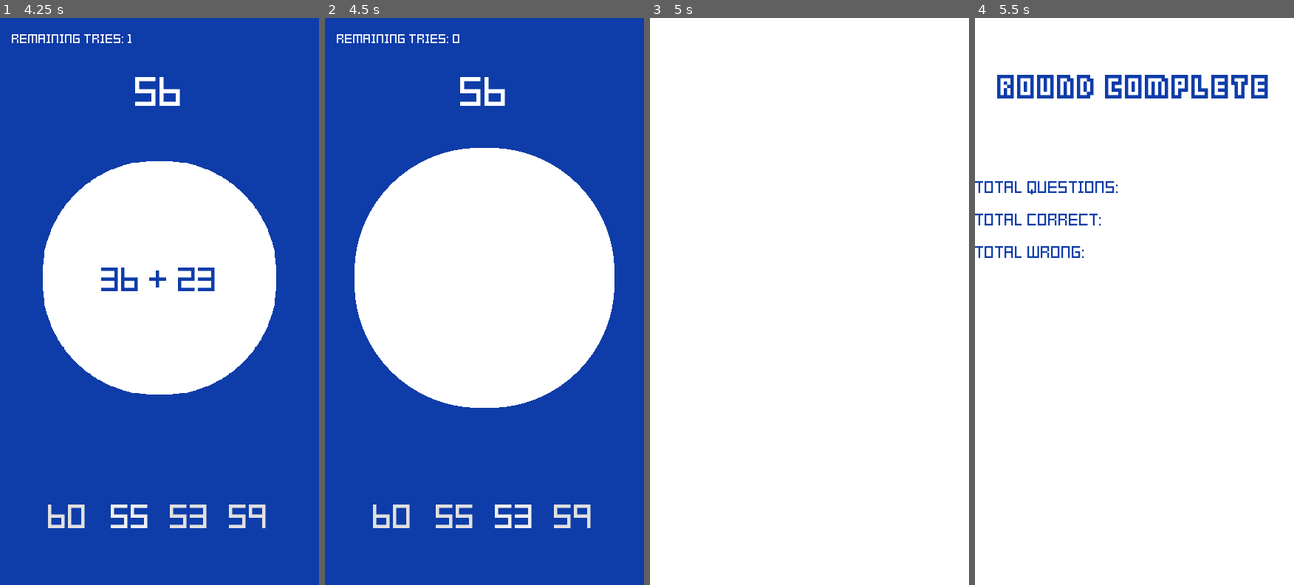
Above: before the commit, frames 1-4 (left to right).
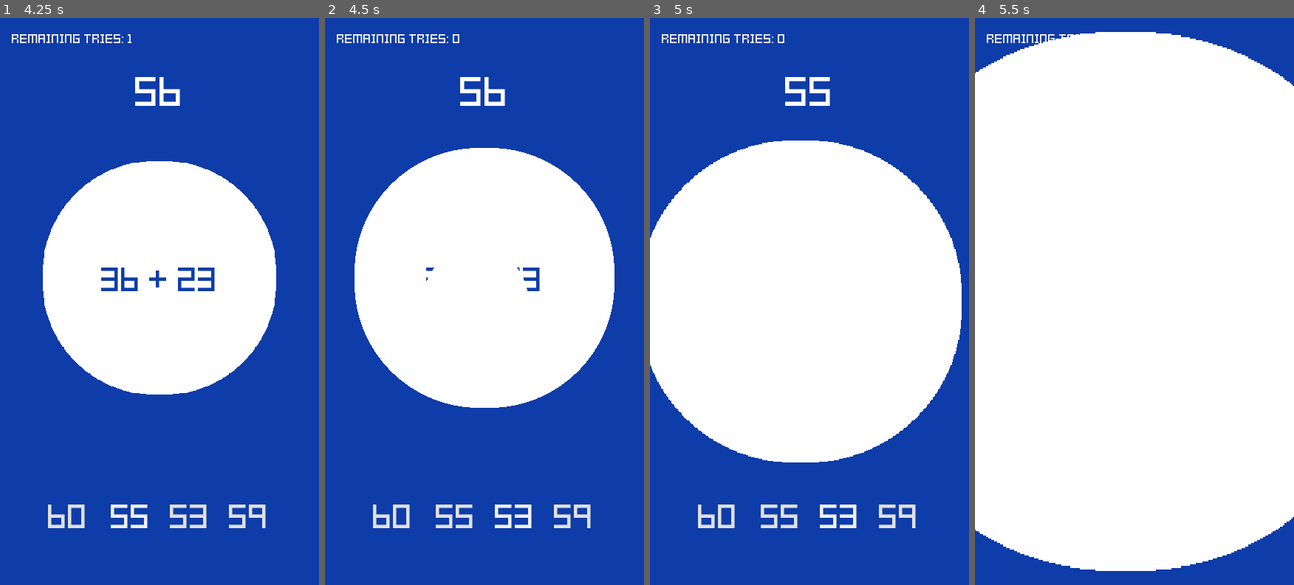
Above: after the commit, the same moments.

Repository: msanatan/Approximately
Game: Godot game, scene res://Scenes/Game.tscn
The game is run twice, just before and just after one commit, with the same random seed, the same clock (stepped at 60 frames per second) and the same inputs. The project has no main scene, so this scene is started directly.
Inputs:
- Up to frame 1 (4.25 s): click "35" at 0.5 s; click "35" at 1.25 s; click "32" at 2 s; click "60" at 2.75 s; click "55" at 3.5 s
- Up to frame 2 (4.5 s): click "53" at 4.25 s
- Up to frame 3 (5 s): no input
- Up to frame 4 (5.5 s): click "59" at 5 s

Frame 1 is identical in both runs. In frame 2, 0.1% of the frame differs, in the area x 31-68%, y 44-49%; in frame 3, 54%, in the area x 0-100%, y 0-100%; in frame 4, 13%.

Commit message:
Increase gameover animation time
1 second was too short, this is perfect

Diff:
--- a/Scenes/Game/GameOverTransition.tscn
+++ b/Scenes/Game/GameOverTransition.tscn
@@ -32,6 +32,7 @@
 
 [sub_resource type="Animation" id=2]
 resource_name = "WhiteCircleGrow"
+length = 1.5
 tracks/0/type = "value"
 tracks/0/path = NodePath("TransitionCircle:visible")
 tracks/0/interp = 1
@@ -51,7 +52,7 @@
 tracks/1/imported = false
 tracks/1/enabled = true
 tracks/1/keys = {
-"times": PoolRealArray( 0, 0.7 ),
+"times": PoolRealArray( 0, 1.5 ),
 "transitions": PoolRealArray( 1, 1 ),
 "update": 0,
 "values": [ Vector2( 0.1, 0.1 ), Vector2( 2.6, 2.6 ) ]
